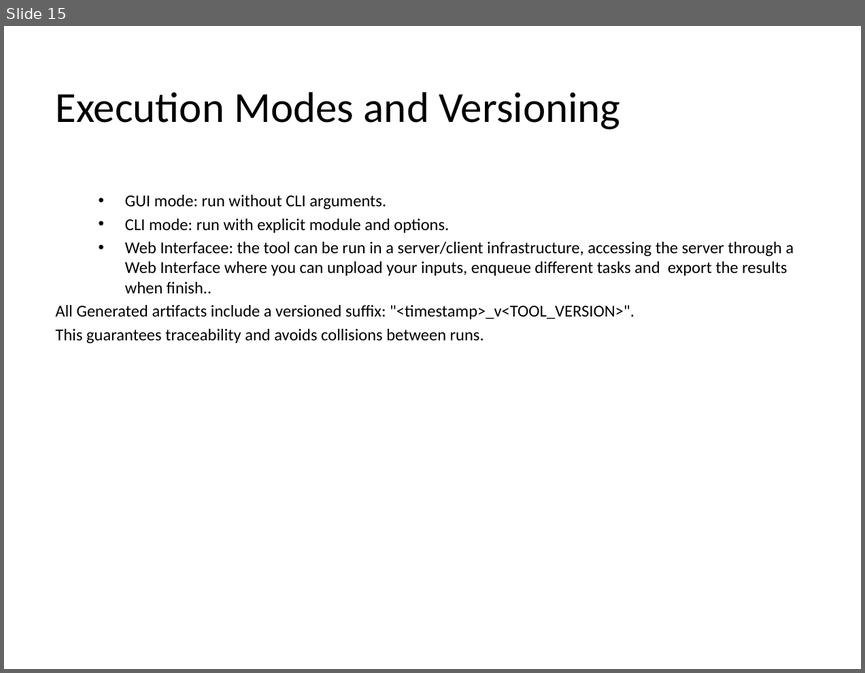
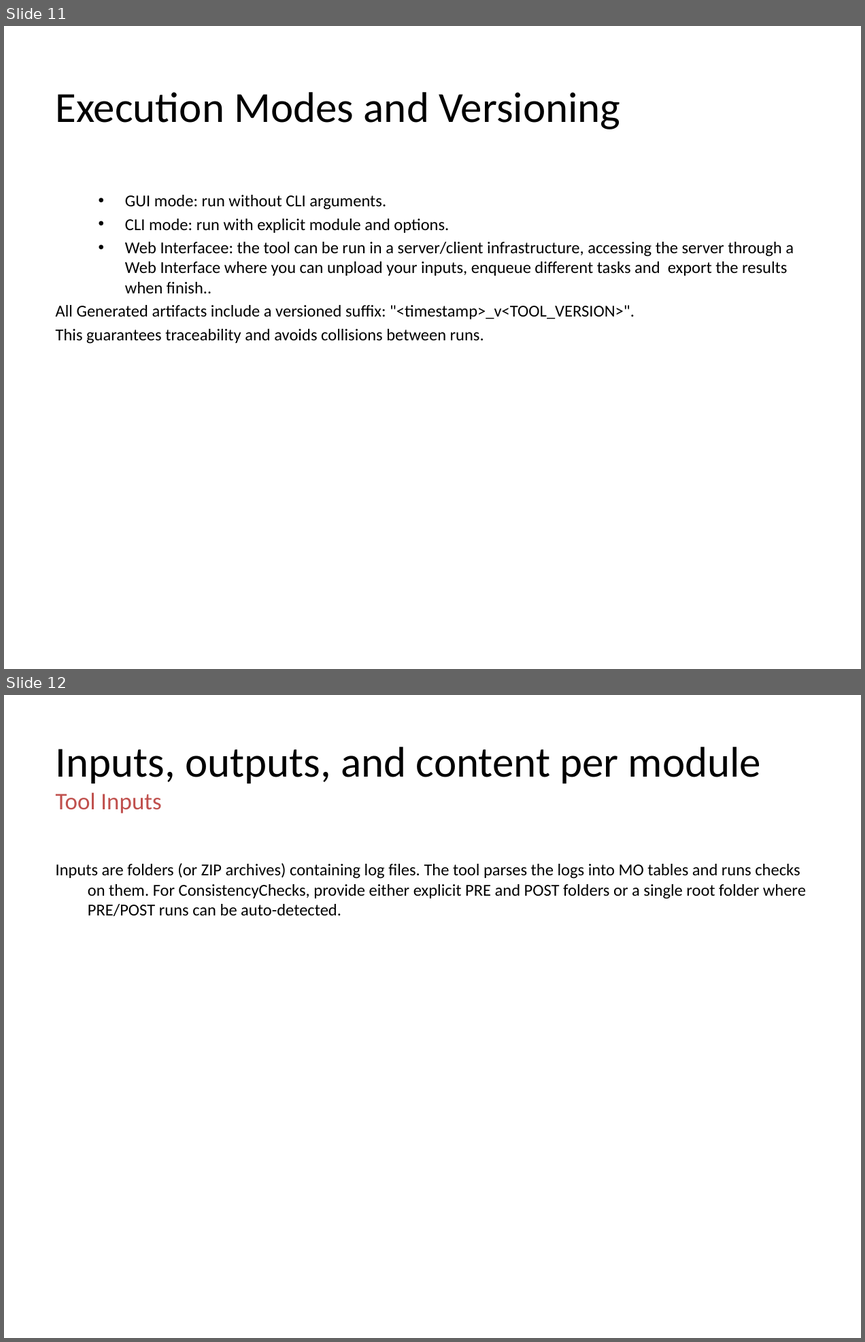
Before and after one commit to jaimetur/SSB_RetuningAutomations, a slide deck: help/User-Guide-SSB-Retuning-Automations-v0.7.4.pptx. Shown one above the other, each under a label of ours: slide 15 before the commit, slides 11 and 12 after it. The pictures are 865x673 and 865x1342 pixels, drawn with LibreOffice and Linux fonts; fonts in the diff are those of the drawing; background and template pictures are left out. Boxes give left, top, right and bottom in pixels: in the first picture for what was removed or moved away, otherwise in the second. Text is boxed around its words. In the diff, an @@ line names an element or a change of style, - is before the commit and + after.

Commit message:
- Updated Technical User Guide to include Naming Convention for Inputs

```diff
--- a/help/User-Guide-SSB-Retuning-Automations-v0.7.4.pptx
+++ b/help/User-Guide-SSB-Retuning-Automations-v0.7.4.pptx
@@ slide 12 added at bbox=[4, 695, 861, 1338], background #FFFFFF @@
@@ title added at bbox=[56, 747, 761, 813], 36 pt, text #000000 @@
+Inputs, outputs, and content per module
+Tool Inputs
@@ text added at bbox=[56, 863, 806, 916], 14 pt, text #000000 @@
+Inputs are folders (or ZIP archives) containing log files. The tool parses the logs into MO tables and runs checks on them. For ConsistencyChecks, provide either explicit PRE and POST folders or a single root folder where PRE/POST runs can be auto-detected.
@@ what was slide 15 is now slide 11 @@
```
Also in this commit, not shown: 10 slides changed, 10 other slides added, 4 other files.
